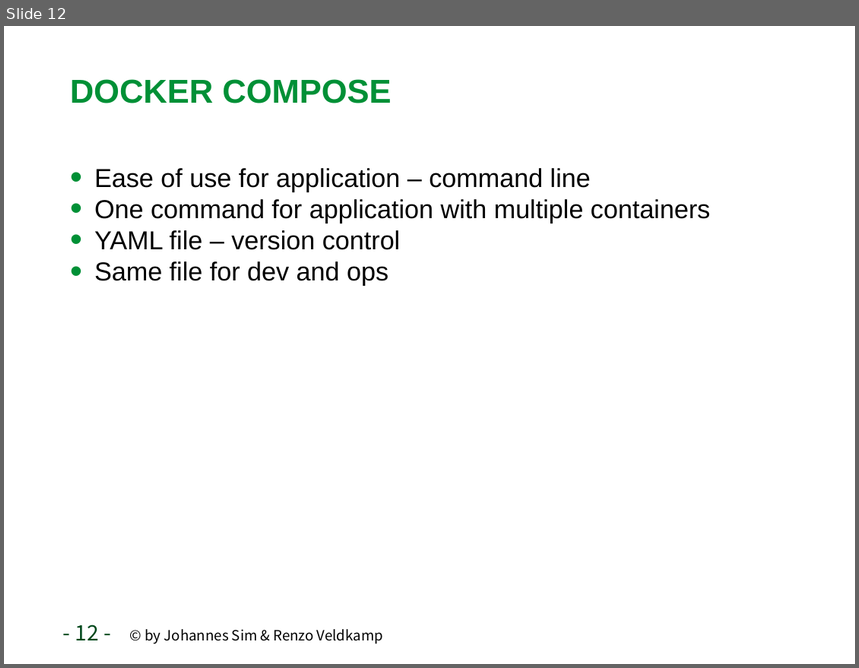
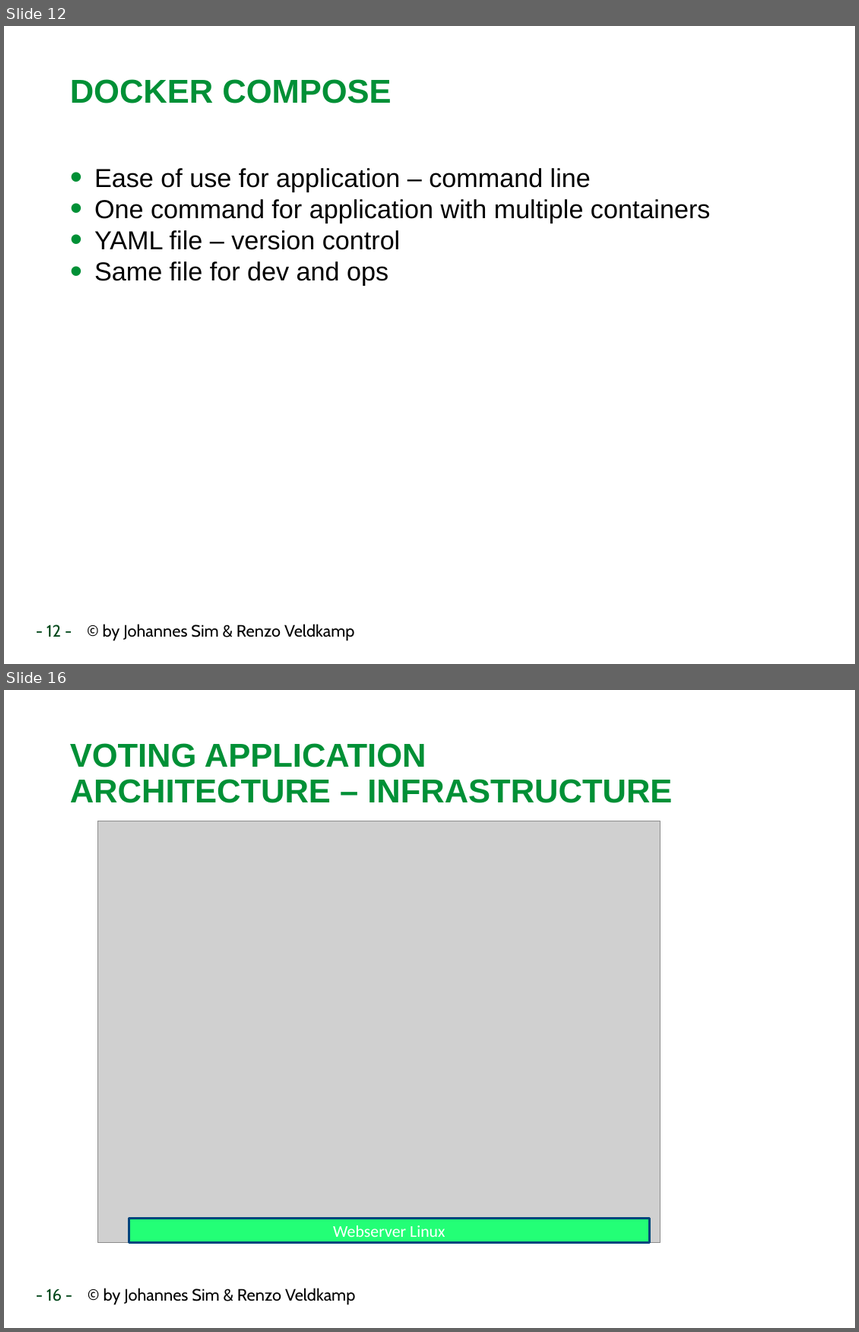
Before and after one commit to RenzoVeldkamp/MicroContainer, a slide deck: Presentatie/Docker102.pptx. Shown one above the other, each under a label of ours: slide 12 before the commit, slides 12 and 16 after it; the slides between them are not shown. The pictures are 859x668 and 859x1332 pixels, drawn with LibreOffice and Linux fonts; fonts in the diff are those of the drawing; grey boxes stand for pictures; background and template pictures are left out. Boxes give left, top, right and bottom in pixels: in the first picture for what was removed or moved away, otherwise in the second. Text is boxed around its words. In the diff, an @@ line names an element or a change of style, - is before the commit and + after.

```diff
--- a/Presentatie/Docker102.pptx
+++ b/Presentatie/Docker102.pptx
@@ slide 16 added at box(4, 690, 855, 1328), background #FFFFFF; not listed: 1 template element that a slide beside it also shows @@
@@ title added at box(70, 743, 672, 803), 28 pt, text #009036, bold @@
+VOTING APPLICATION
+ARCHITECTURE – INFRASTRUCTURE
@@ picture added at box(97, 821, 661, 1243) @@
@@ rectangle added at box(129, 1219, 650, 1243), fill #23FF76, outline #00467C 2 pt, 14 pt, text #FFFFFF @@
+Webserver Linux
@@ slide 12 changed as well @@
@@ text: place and size @@
-text at box(75, 625, 383, 645)
+text at box(47, 624, 355, 641)
@@ text at box(47, 624, 355, 641): size 18 to 14 pt in "- 12 -"; size 12 to 14 pt in "© by Johannes Sim & Renzo Veldkamp"; font Noto Sans CJK SC to Cabin @@
```
Also in this commit, not shown: 11 other slides changed, 10 other slides added, 5 other files.
